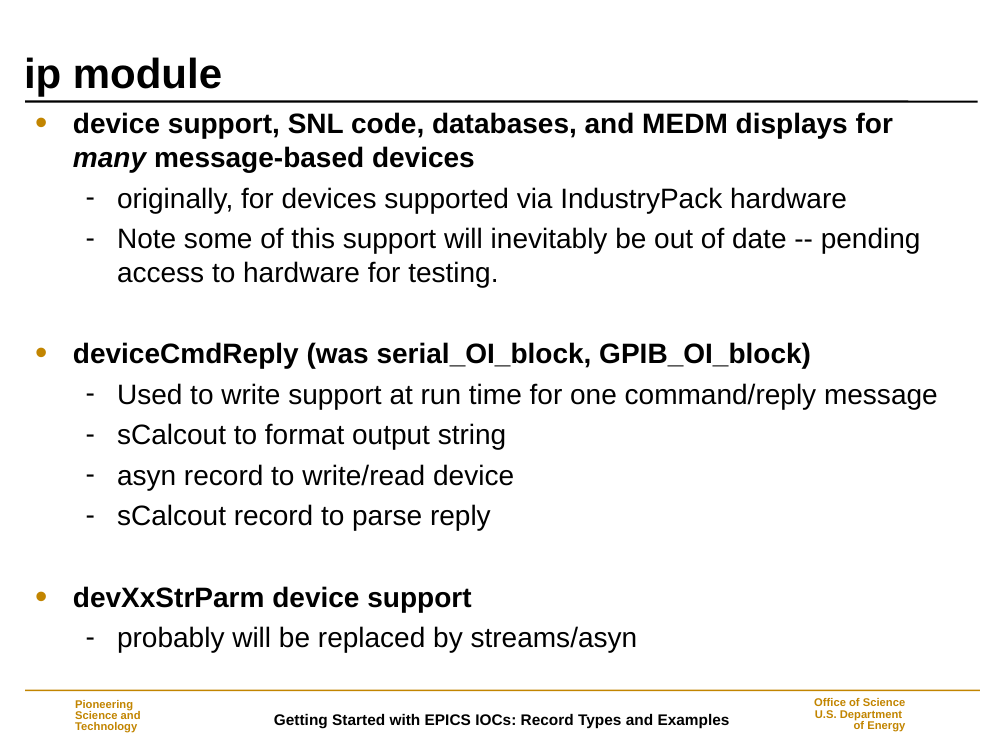
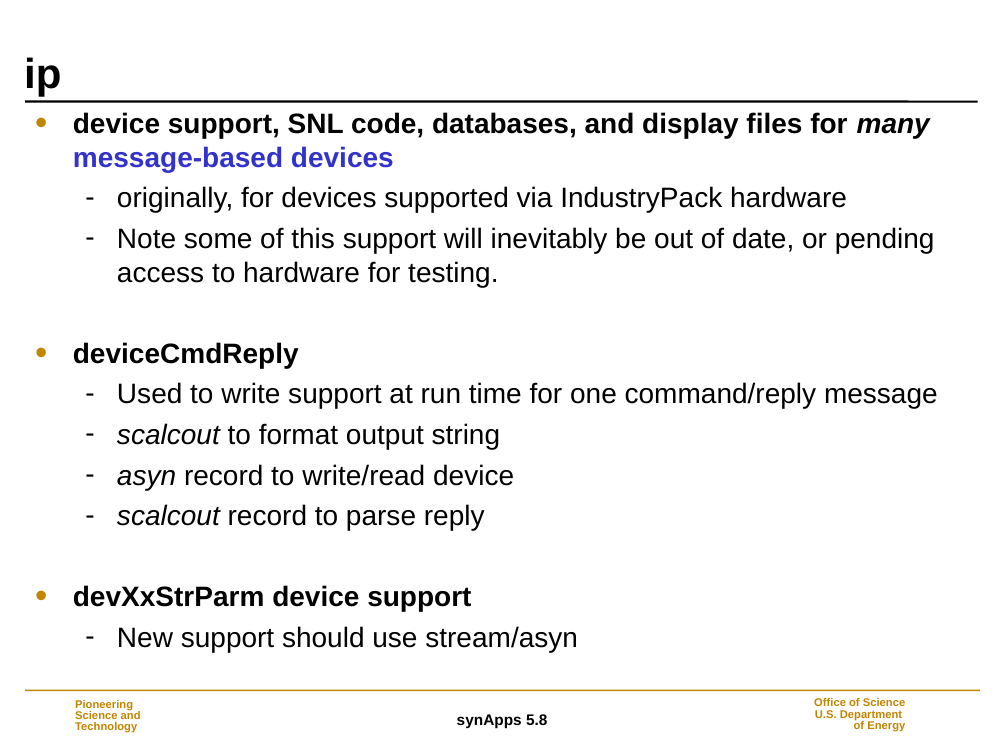
Before and after one commit to EPICS-synApps/documentation, a slide deck: slide 20 of IntroToSynApps.ppt (slide 17 before the commit). Drawn at 1008x756 pixels with LibreOffice and Linux fonts; fonts in the diff are those of the drawing; background and template pictures are left out. Boxes give left, top, right and bottom in pixels: in the first picture for what was removed or moved away, otherwise in the second. Text is boxed around its words. In the diff, an @@ line names an element or a change of style, - is before the commit and + after.

Commit message:
synApps_5_8

```diff
--- a/IntroToSynApps.ppt
+++ b/IntroToSynApps.ppt
@@ title at [24,57,61,97]: text changed @@
-ip module
+ip
@@ text at [73,112,930,172]: text changed @@
-• device support, SNL code, databases, and MEDM displays for many message-based devices
+• device support, SNL code, databases, and display files for many message-based devices
@@ text at [73,227,935,368]: text changed @@
-  – Note some of this support will inevitably be out of date -- pending access to hardware for testing.
-• deviceCmdReply (was serial_OI_block, GPIB_OI_block)
+  – Note some of this support will inevitably be out of date, or pending access to hardware for testing.
+• deviceCmdReply
@@ text at [117,423,501,449]: text changed @@
-  – sCalcout to format output string
+  – scalcout to format output string
@@ text at [117,464,514,490]: italic on in "asyn" @@
@@ text at [117,504,485,530]: text changed @@
-  – sCalcout record to parse reply
+  – scalcout record to parse reply
@@ text at [117,626,578,652]: text changed @@
-  – probably will be replaced by streams/asyn
+  – New support should use stream/asyn
@@ text at [457,714,547,728]: text changed @@
-Getting Started with EPICS IOCs: Record Types and Examples
+synApps 5.8
```
Also in this commit, not shown: 36 other slides changed, 13 slides added, 4 slides removed.
